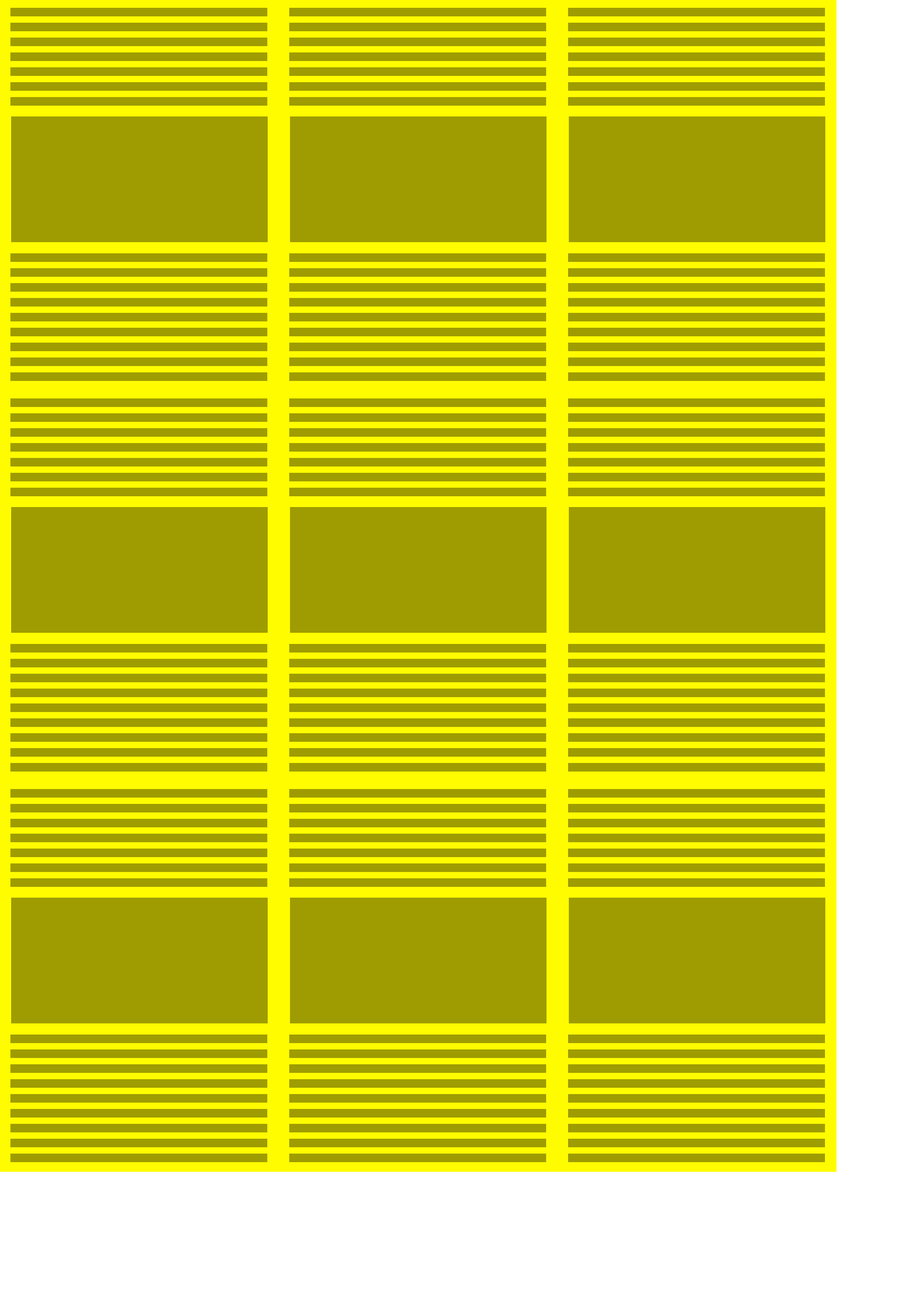
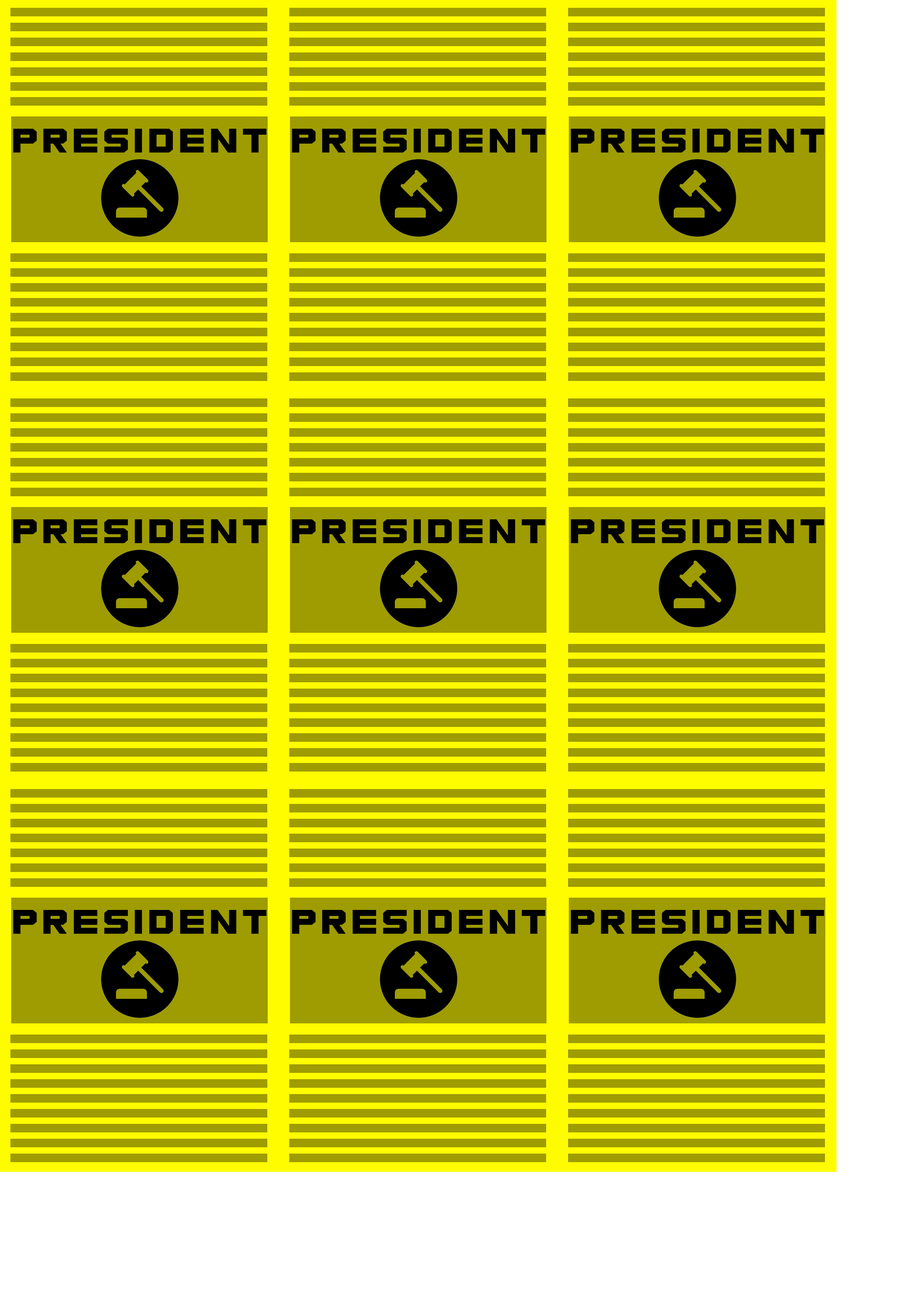
Layers edited between the first and the second 922 × 1305 image:
renamed "Yellow Report Card copy 8" to "Background copy 9", painted on it over [570, 909, 825, 1018]
renamed "Yellow Report Card copy 7" to "Background copy 8", painted on it over [291, 909, 546, 1018]
renamed "Yellow Report Card copy 6" to "Background copy 7", painted on it over [13, 909, 267, 1018]
renamed "Yellow Report Card copy 5" to "Background copy 6", painted on it over [570, 519, 825, 628]
renamed "Yellow Report Card copy 4" to "Background copy 5", painted on it over [291, 519, 546, 628]
renamed "Yellow Report Card copy 3" to "Background copy 4", painted on it over [13, 519, 267, 628]
renamed "Yellow Report Card copy 2" to "Background copy 3", painted on it over [570, 128, 825, 237]
renamed "Yellow Report Card copy" to "Background copy 2", painted on it over [291, 128, 546, 237]
renamed "Yellow Report Card" to "Background copy", painted on it over [13, 128, 267, 237]
